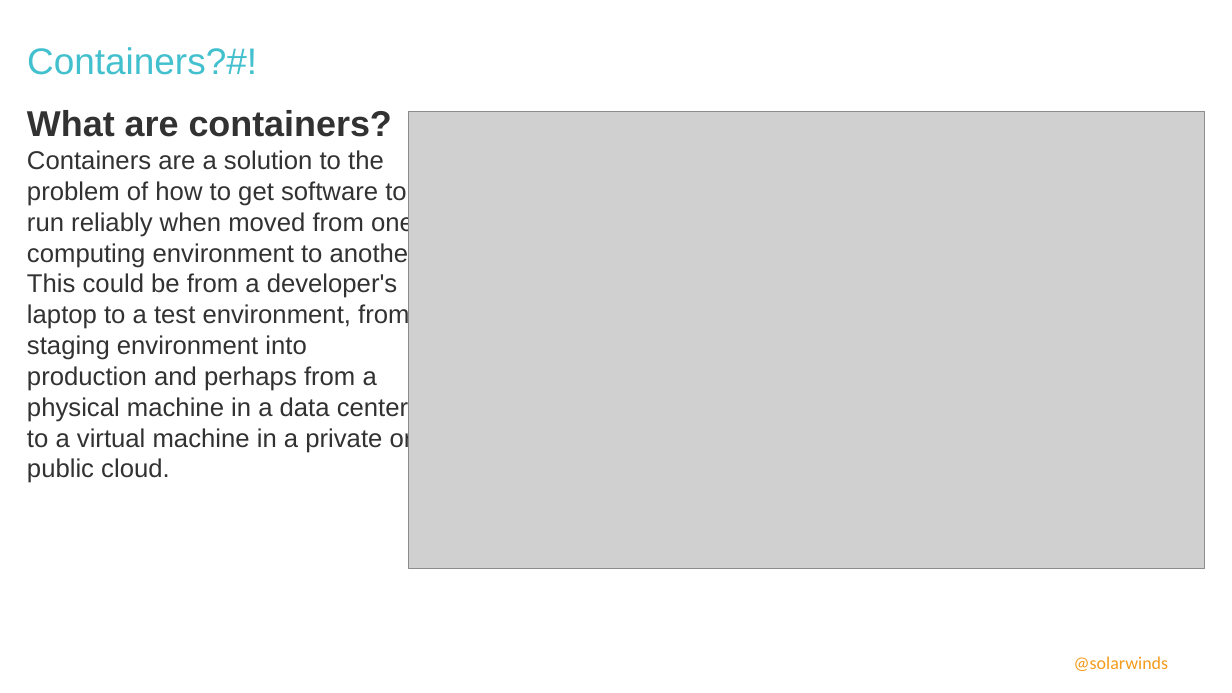
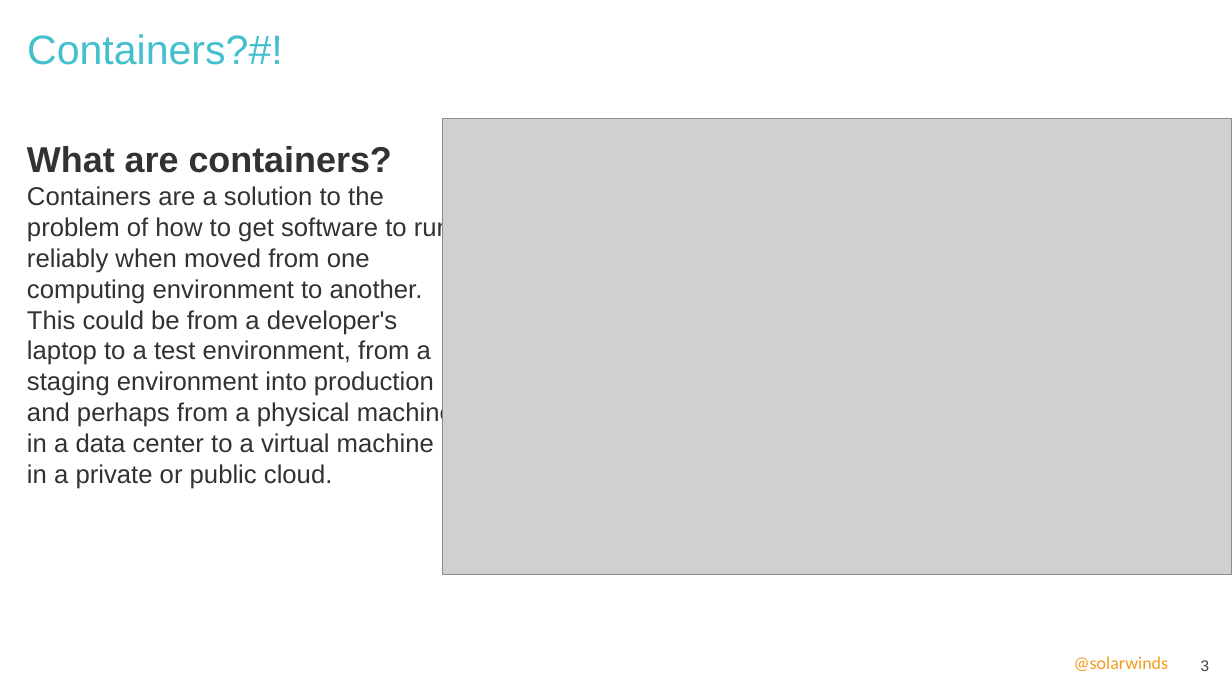
Before and after one commit to ivoklimsa/DockerVSB, a slide deck: slide 3 of ppt/DockerWorkshopVSB.pptx. Drawn at 1232x693 pixels with LibreOffice and Linux fonts; fonts in the diff are those of the drawing; grey boxes stand for pictures; background and template pictures are left out. Boxes give left, top, right and bottom in pixels: in the first picture for what was removed or moved away, otherwise in the second. Text is boxed around its words. In the diff, an @@ line names an element or a change of style, - is before the commit and + after.

```diff
--- a/ppt/DockerWorkshopVSB.pptx
+++ b/ppt/DockerWorkshopVSB.pptx
@@ title "Containers?#!" moved from (x1=27, y1=47, x2=257, y2=75) to (x1=27, y1=34, x2=283, y2=65) @@
@@ title "Containers?#!" at (x1=27, y1=34, x2=283, y2=65): size 28.8 to 32 pt @@
@@ picture resized from (x1=409, y1=112, x2=1205, y2=568) to (x1=442, y1=118, x2=1232, y2=575) @@
@@ text "What are containers?" rewrapped from (x1=27, y1=110, x2=423, y2=483) to (x1=27, y1=146, x2=454, y2=489) @@
@@ page number added at (x1=1201, y1=660, x2=1210, y2=671), 12 pt, text #434344 @@
+3
```
Also in this commit, not shown: 14 other slides changed.
